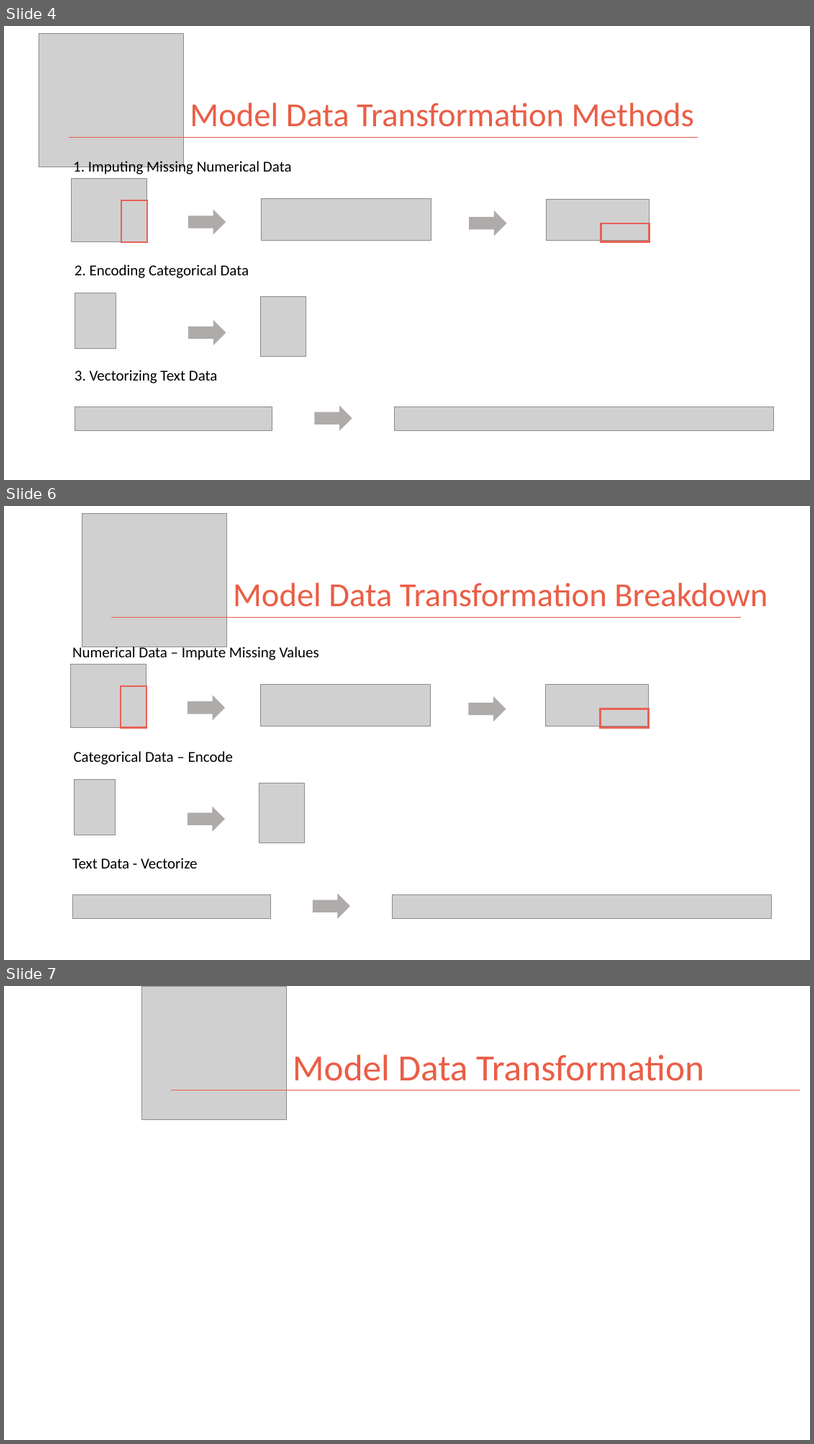
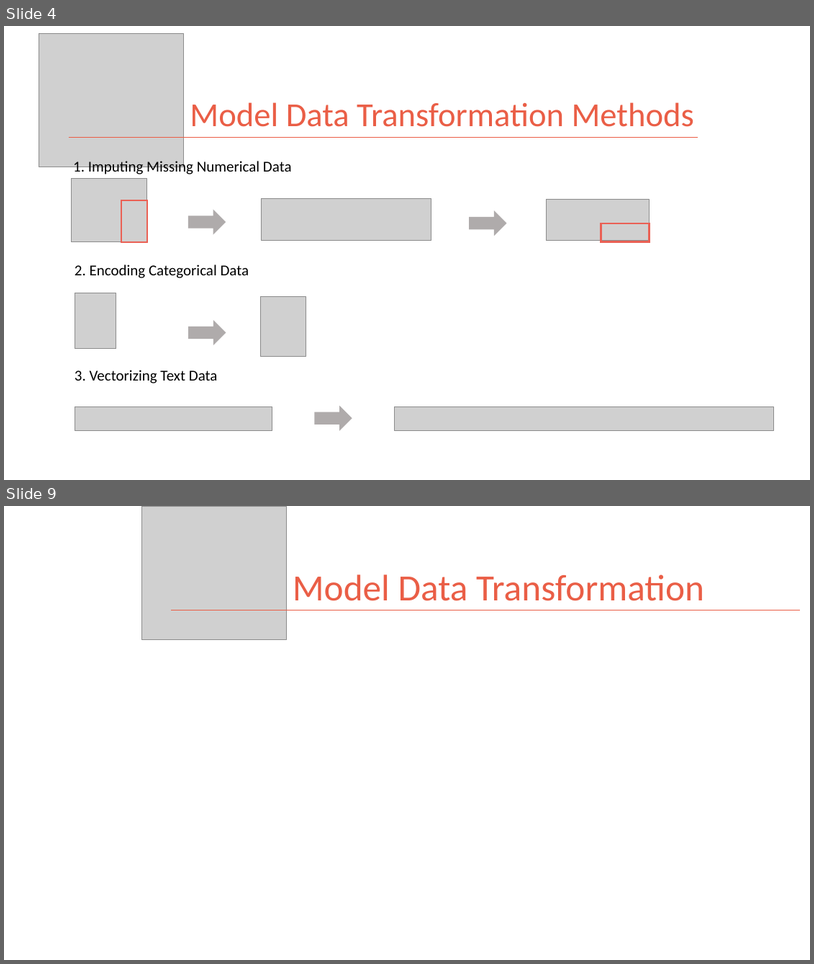
Before and after one commit to kman4/AirbnbPredictions, a slide deck: Airbnb Price Predictions (Model).pptx. Shown one above the other, each under a label of ours: slides 4, 6 and 7 before the commit, slides 4 and 9 after it; the slides between them are not shown. The pictures are 814x1444 and 814x964 pixels, drawn with LibreOffice and Linux fonts; fonts in the diff are those of the drawing; grey boxes stand for pictures. Boxes give left, top, right and bottom in pixels: in the first picture for what was removed or moved away, otherwise in the second. Text is boxed around its words. In the diff, an @@ line names an element or a change of style, - is before the commit and + after.

```diff
--- a/Airbnb Price Predictions (Model).pptx
+++ b/Airbnb Price Predictions (Model).pptx
@@ slide 6 removed at (4,506,810,960), background #FFFFFF @@
@@ picture removed at (82,513,226,647) @@
@@ title removed at (233,582,768,607) @@
-Model Data Transformation Breakdown
@@ line removed from (112, 618) to (741, 618) @@
@@ text removed at (72,645,319,660) @@
-Numerical Data – Impute Missing Values
@@ picture removed at (70,664,147,728) @@
@@ rectangle removed at (121,686,147,728) @@
@@ right arrow removed at (188,696,224,720) @@
@@ picture removed at (260,685,430,726) @@
@@ right arrow removed at (469,698,506,721) @@
@@ picture removed at (546,685,650,726) @@
@@ rectangle removed at (601,708,649,728) @@
@@ text removed at (74,751,233,764) @@
-Categorical Data – Encode
@@ picture removed at (74,780,116,835) @@
@@ picture removed at (260,783,305,843) @@
@@ right arrow removed at (188,807,224,831) @@
@@ text removed at (72,857,197,868) @@
-Text Data - Vectorize
@@ picture removed at (73,894,270,919) @@
@@ right arrow removed at (313,894,350,918) @@
@@ picture removed at (392,894,772,919) @@
@@ what was slide 7 is now slide 9 @@
```
Also in this commit, not shown: 1 slide changed, 3 slides added, 1 other file.
